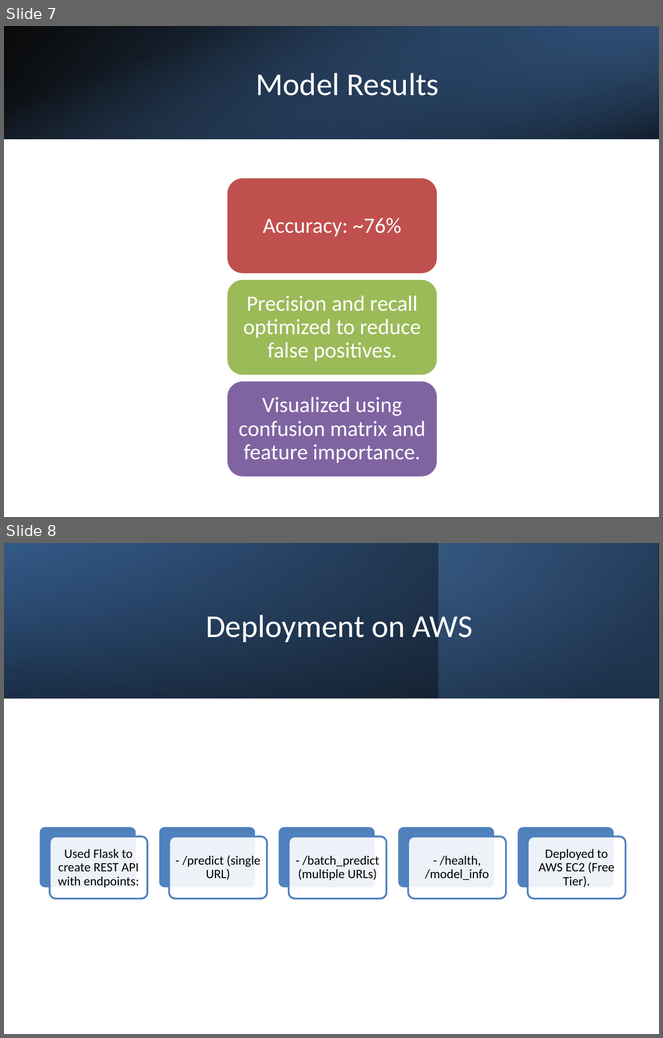
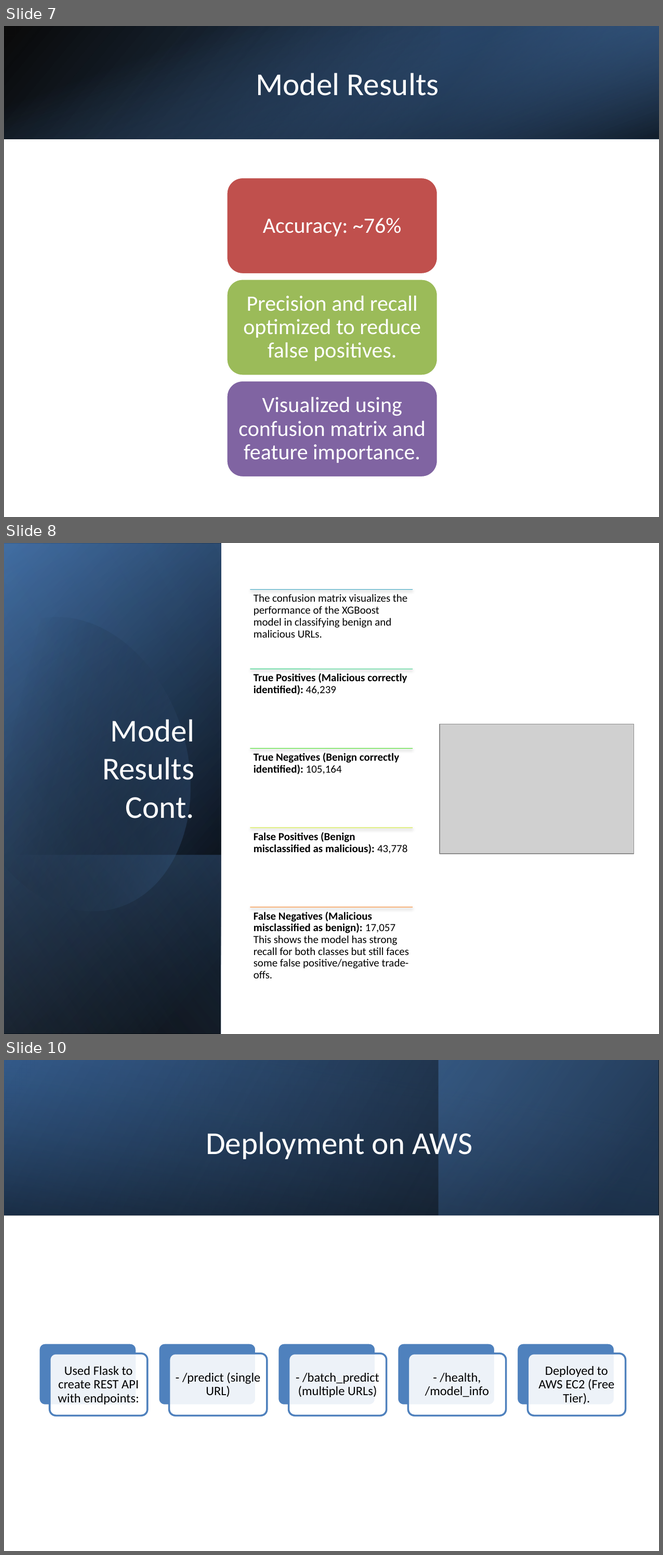
Before and after one commit to Knox1983/Capstone-Malicous_URL_Detection, a slide deck: Malicious_URL_Detection_Capstone_Presentation.pptx. Shown one above the other, each under a label of ours: slides 7 and 8 before the commit, slides 7, 8 and 10 after it; the slides between them are not shown. The pictures are 663x1038 and 663x1555 pixels, drawn with LibreOffice and Linux fonts; fonts in the diff are those of the drawing; grey boxes stand for pictures. Boxes give left, top, right and bottom in pixels: in the first picture for what was removed or moved away, otherwise in the second. Text is boxed around its words. In the diff, an @@ line names an element or a change of style, - is before the commit and + after.

```diff
--- a/Malicious_URL_Detection_Capstone_Presentation.pptx
+++ b/Malicious_URL_Detection_Capstone_Presentation.pptx
@@ slide 8 added at <box>4,543,659,1034</box>, background #FFFFFF @@
@@ rectangle added at <box>5,543,221,1034</box>, fill gradient #000000 to #376092 @@
@@ rectangle added at <box>5,544,221,1034</box>, fill gradient #000000 to #4F81BD @@
@@ rectangle added at <box>5,543,221,1033</box>, fill gradient #000000 to #95B3D7 @@
@@ freeform shape added at <box>4,589,224,935</box>, fill gradient #000000 to #4F81BD @@
@@ title added at <box>102,719,195,819</box>, 35 pt, text #FFFFFF @@
+Model Results Cont.
@@ picture added at <box>440,724,634,854</box> @@
@@ rectangle added at <box>5,855,221,1034</box>, fill gradient #4F81BD to #000000 @@
@@ group added at <box>250,589,413,979</box>: 5 lines, 5 texts @@
+The confusion matrix visualizes the performance of the XGBoost model in classifying benign and malicious URLs.
+True Positives (Malicious correctly identified): 46,239
+True Negatives (Benign correctly identified): 105,164
+False Positives (Benign misclassified as malicious): 43,778
+False Negatives (Malicious misclassified as benign): 17,057
+This shows the model has strong recall for both classes but still faces some false positive/negative trade-offs.
@@ what was slide 8 is now slide 10 @@
```
Also in this commit, not shown: 1 slide changed, 1 other slide added.
